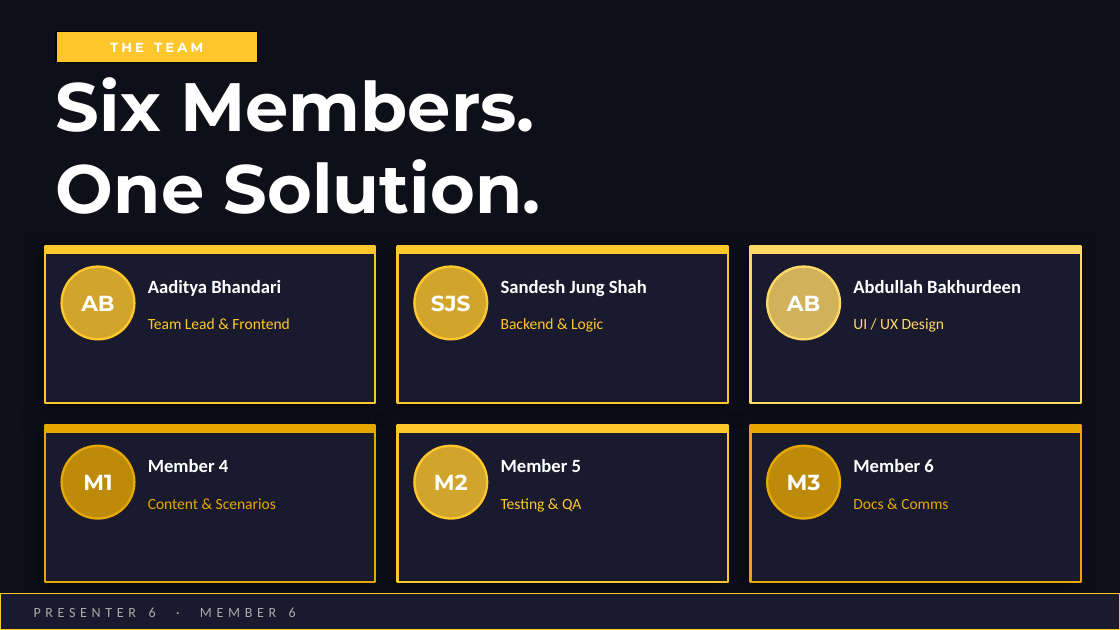
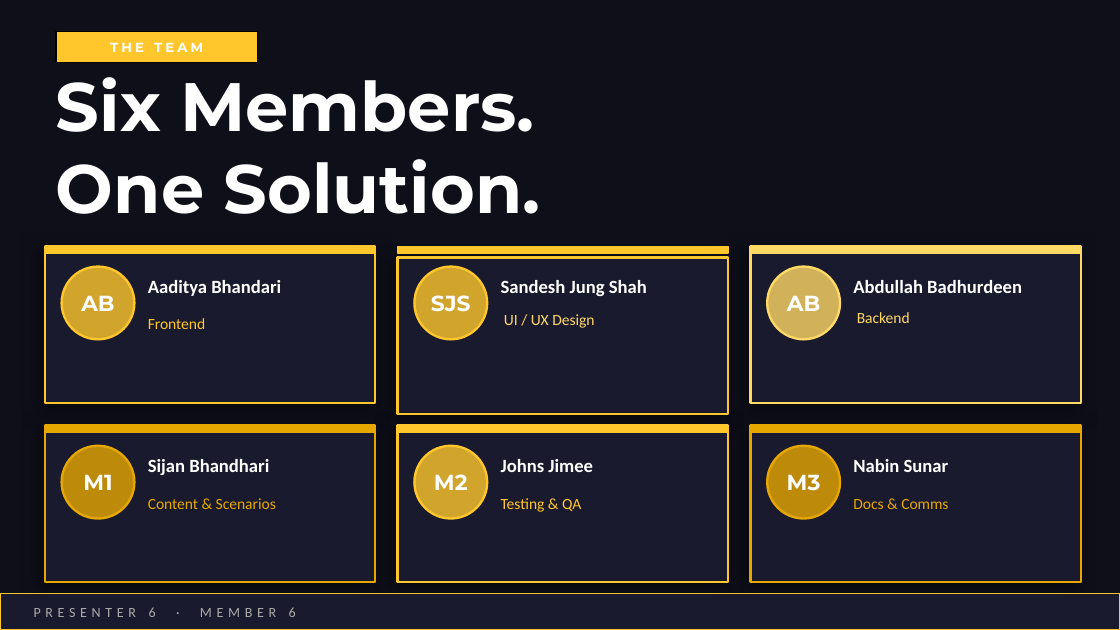
Before and after one commit to wlaa41/CoventryUnivesity_503IT_Hexa, a slide deck: slide 11 of Hexa_CU_Theme.pptx. Drawn at 1120x630 pixels with LibreOffice and Linux fonts; fonts in the diff are those of the drawing. Boxes give left, top, right and bottom in pixels: in the first picture for what was removed or moved away, otherwise in the second. Text is boxed around its words. In the diff, an @@ line names an element or a change of style, - is before the commit and + after.

```diff
--- a/Hexa_CU_Theme.pptx
+++ b/Hexa_CU_Theme.pptx
@@ rectangle: place and size @@
-rectangle at <box>398,246,728,403</box>
+rectangle at <box>398,258,728,414</box>
@@ text at <box>853,280,1022,293</box>: text changed @@
-Abdullah Bakhurdeen
+Abdullah Badhurdeen
@@ text at <box>148,318,205,329</box>: text changed @@
-Team Lead & Frontend
+Frontend
@@ text "UI / UX Design": place and size @@
-text "UI / UX Design" at <box>853,318,944,332</box>
+text "UI / UX Design" at <box>504,314,594,328</box>
@@ text at <box>857,312,910,323</box>: text changed; text colour #FFC72C to #FFD966 @@
-Backend & Logic
+Backend
@@ text at <box>148,459,269,475</box>: text changed @@
-Member 4
+Sijan Bhandhari
@@ text at <box>501,459,593,472</box>: text changed @@
-Member 5
+Johns Jimee
@@ text at <box>853,459,949,472</box>: text changed @@
-Member 6
+Nabin Sunar
```
